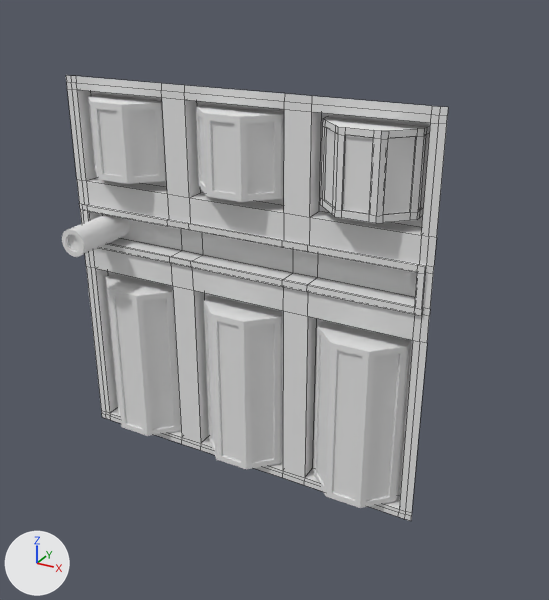
The Blender file Assets/models/house/floor02/bedroom_sw/puzzles/puzzle01.blend as it was, and as the next commit left it.
Before and after are seen from a 50 mm camera at (1.88, -3.15, 1.56) aimed at (0.15, -0.02, -0.01). The axes (+X, +Y, +Z) are drawn at lower left. The lights are the same throughout. Mesh edges are drawn as thin lines on the coarser meshes.

Objects in the first picture: 'casing', 'combination01', 'combination02', 'combination03', 'combination04', 'combination05', 'combination06', 'lock_lever'.
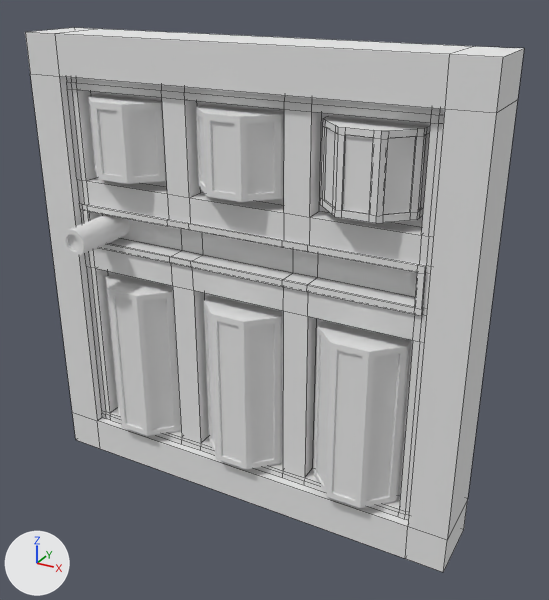
Where the change shows, as pixel boxes (x1, y1, x2, y2) in the pictures (549 x 600 px):
'case', added
    after: (25, 28, 524, 572)

What the commit changed:
Material 'puzzle01_case' (mat_puzzle01_case) is new.
Its base color is (0.8, 0.8, 0.8) (white #e7e7e7).
Mesh me_cube is new.
It has 32 vertices, 32 faces and spans x -1.2..1.2, y -0.18..0.18, z -1.2..1.25.
It uses material mat_puzzle01_case (its picture is missing).
Object 'case' (ob_case) is new; it shows me_cube.
Its location is (0.0, 0.0, 0.0).
